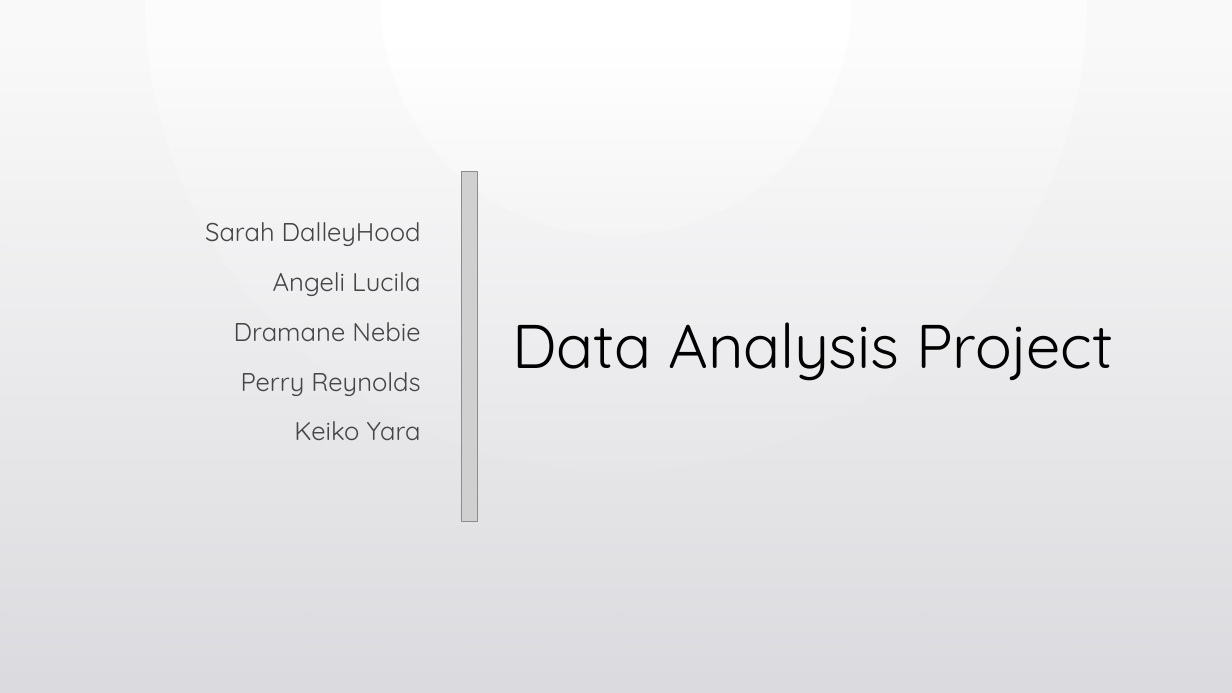
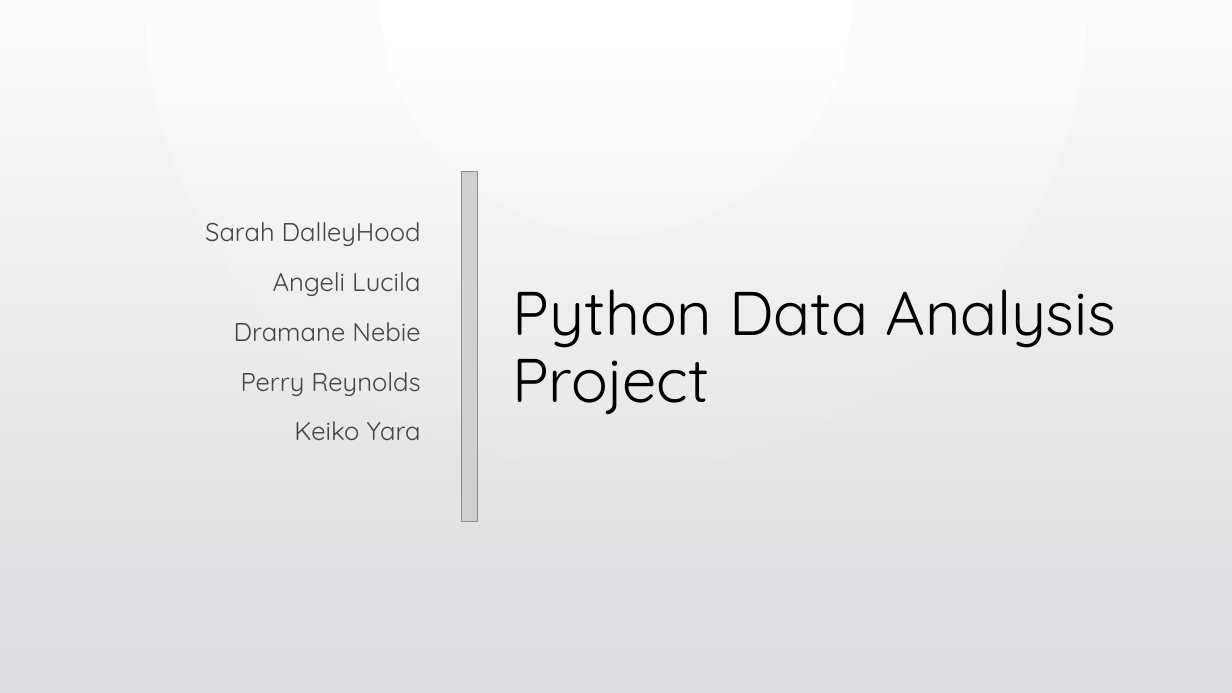
Before and after one commit to sarahDH615/google_trends_covid_project, a slide deck: slide 1 of final/final_presentation.pptx. Drawn at 1232x693 pixels with LibreOffice and Linux fonts; fonts in the diff are those of the drawing; grey boxes stand for pictures; background and template pictures are left out. Boxes give left, top, right and bottom in pixels: in the first picture for what was removed or moved away, otherwise in the second. Text is boxed around its words. In the diff, an @@ line names an element or a change of style, - is before the commit and + after.

```diff
--- a/final/final_presentation.pptx
+++ b/final/final_presentation.pptx
@@ title at box(512, 289, 1116, 415): text changed @@
-Data Analysis Project
+Python Data Analysis Project
```
Also in this commit, not shown: 2 slides added, 1 slide removed.
